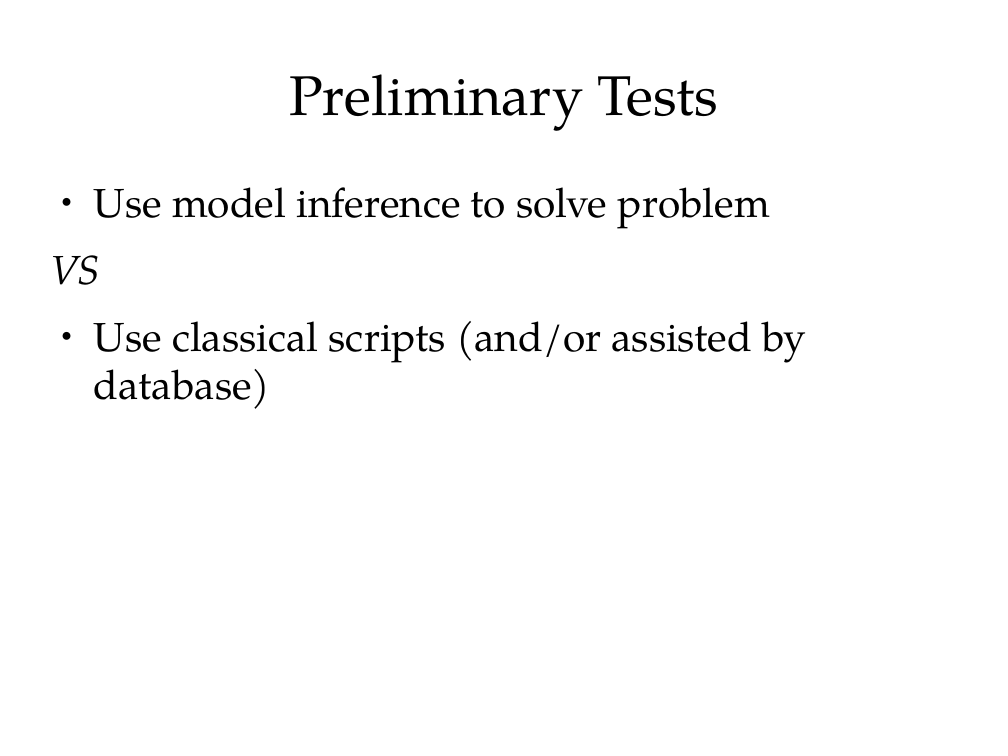
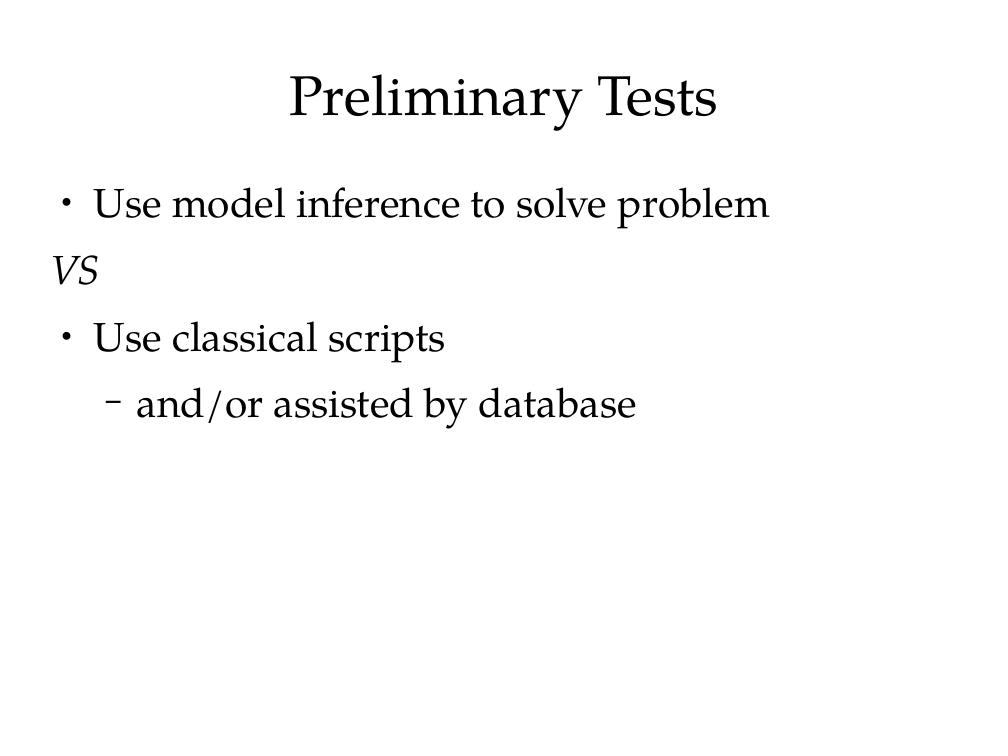
Before and after one commit to ShiZhan/fs-crawler, a slide deck: slide 8 of doc/oam.odp. Drawn at 1008x756 pixels with LibreOffice and Linux fonts; fonts in the diff are those of the drawing. Boxes give left, top, right and bottom in pixels: in the first picture for what was removed or moved away, otherwise in the second. Text is boxed around its words. In the diff, an @@ line names an element or a change of style, - is before the commit and + after.

```diff
--- a/doc/oam.odp
+++ b/doc/oam.odp
@@ text at (94,321,637,429): text changed @@
-● Use classical scripts (and/or assisted by database)
+● Use classical scripts
+  − and/or assisted by database
```
Also in this commit, not shown: 5 other slides changed.
